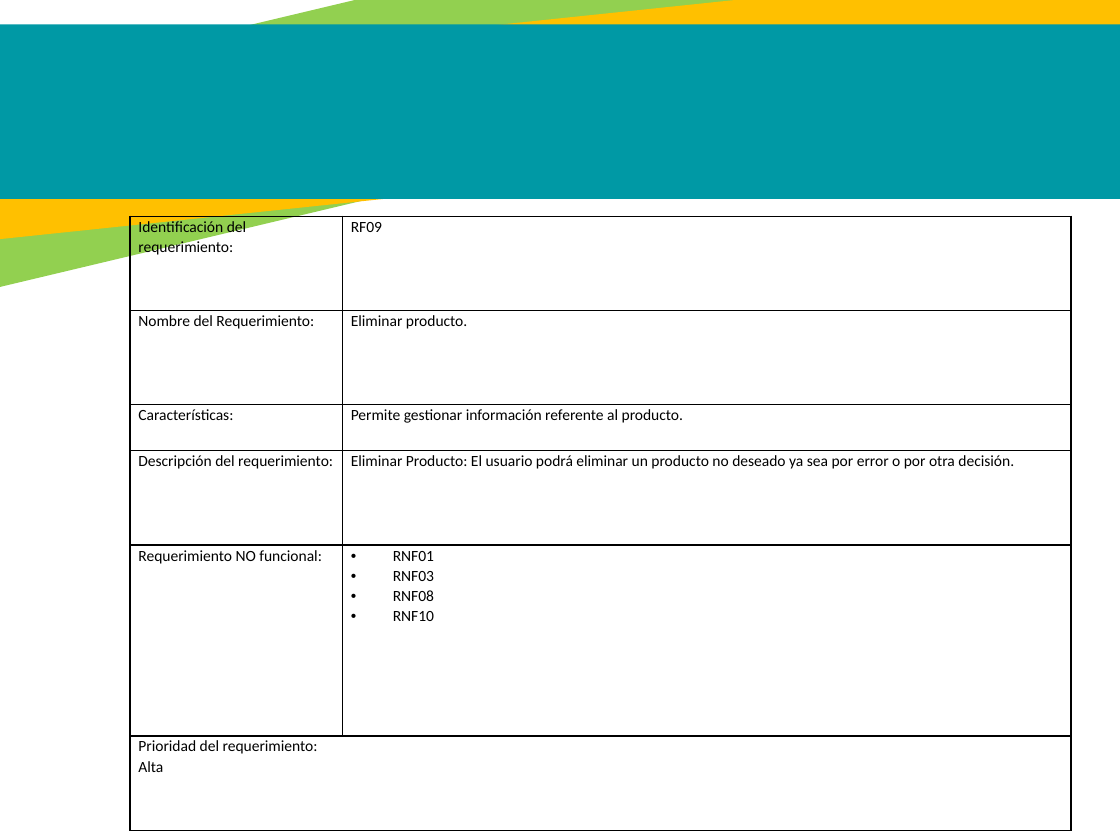
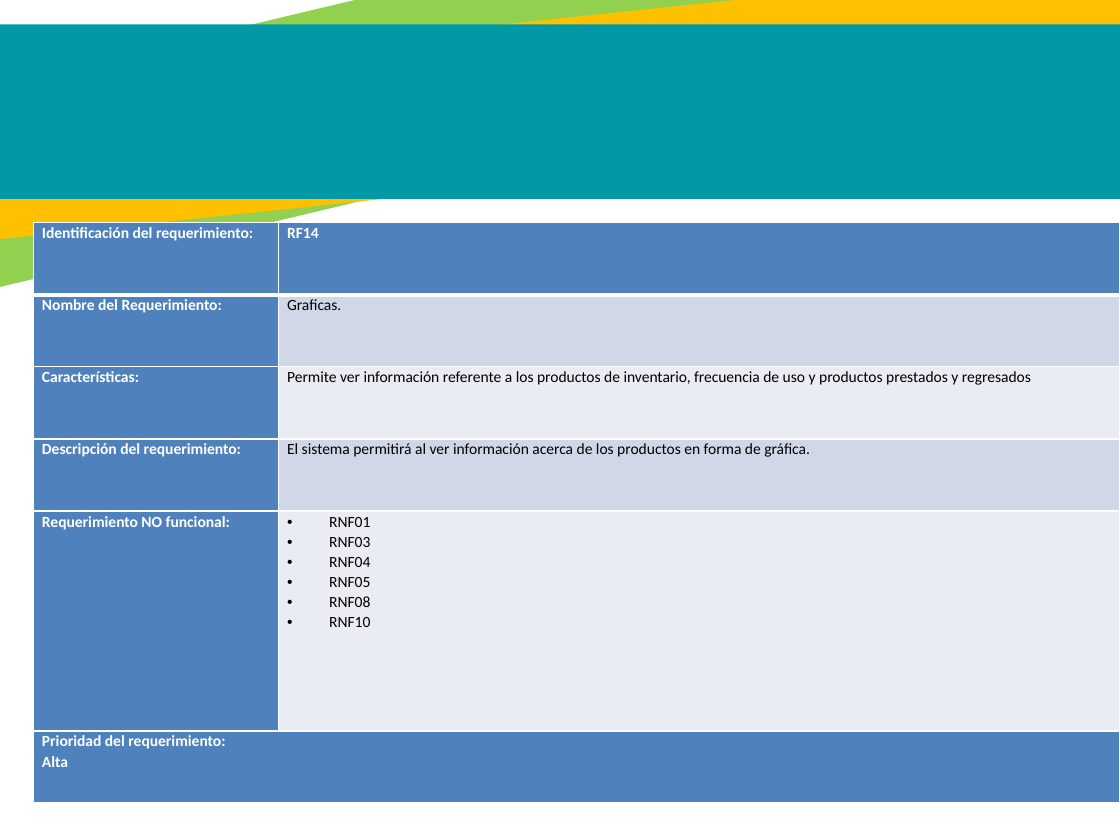
Before and after one commit to jackas779/proyecto, a slide deck: slide 19 of Presentación - Proyecto.pptx (slide 20 before the commit). Drawn at 1120x840 pixels with LibreOffice and Linux fonts; fonts in the diff are those of the drawing. Boxes give left, top, right and bottom in pixels: in the first picture for what was removed or moved away, otherwise in the second. Text is boxed around its words. In the diff, an @@ line names an element or a change of style, - is before the commit and + after.

Commit message:
Se corrige requerimientos y casos de uso-1.9

```diff
--- a/Presentación - Proyecto.pptx
+++ b/Presentación - Proyecto.pptx
@@ table at (34,223,1120,804) @@
-row 1, column 2: RF09
+row 1, column 2: RF14
-row 2, column 2: Eliminar producto.
+row 2, column 2: Graficas.
-row 3, column 2: Permite gestionar información referente al producto.
+row 3, column 2: Permite ver información referente a los productos de inventario, frecuencia de uso y productos prestados y regresados
-row 4, column 2: Eliminar Producto: El usuario podrá eliminar un producto no deseado ya sea por error o por otra decisión.
+row 4, column 2: El sistema permitirá al ver información acerca de los productos en forma de gráfica.
-row 5, column 2: RNF01 / RNF03 / RNF08 / RNF10
+row 5, column 2: RNF01 / RNF03 / RNF04 / RNF05 / RNF08 / RNF10
@@ fill none to #4F81BD in 7 cells @@
@@ fill none to #D0D8E8 in 2 cells @@
@@ fill none to #E9EDF4 in 2 cells @@
@@ text colour #000000 to #FFFFFF, bold on in "Identificación del requerimiento:", "Nombre del Requerimiento:", "Características:", "Descripción del requerimiento:" and 3 more places @@
@@ borders changed @@
@@ table: place and size @@
-table at (130,216,1072,830)
+table at (34,223,1120,804)
```
Also in this commit, not shown: 6 other slides changed, 2 slides added, 3 slides removed, 3 other files.
